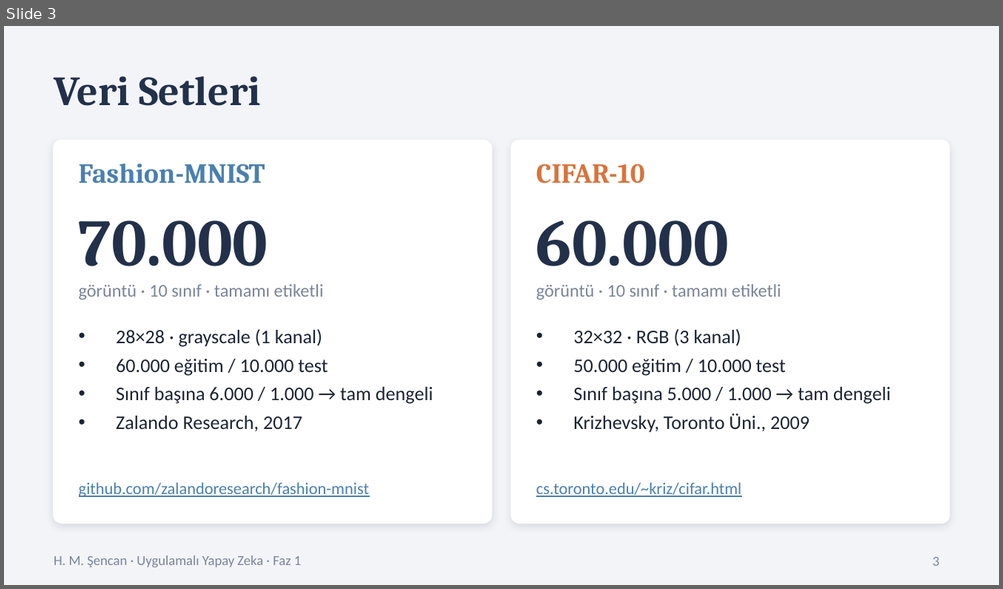
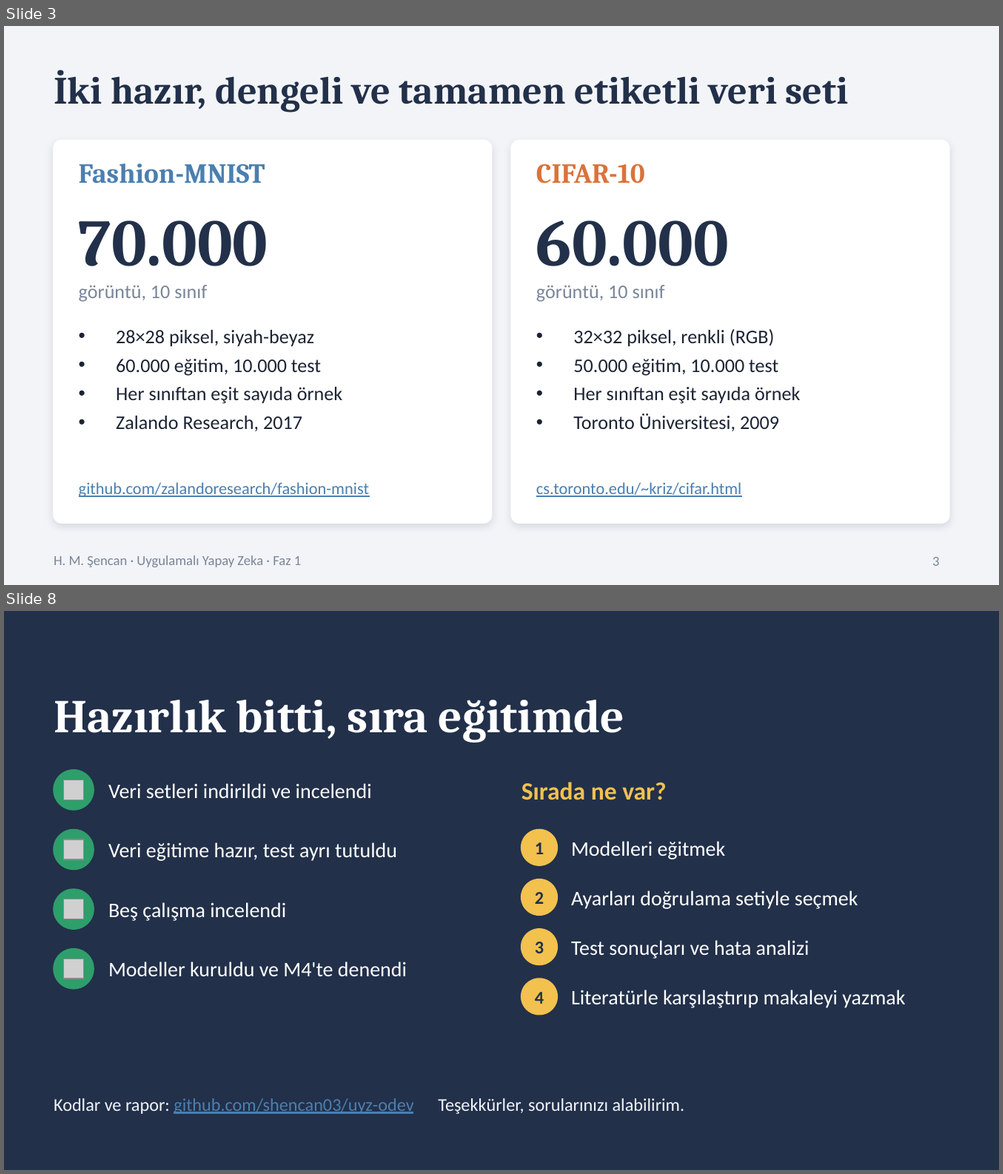
Before and after one commit to shencan03/uyz-odev, a slide deck: docs/Faz1_Sunum.pptx. Shown one above the other, each under a label of ours: slide 3 before the commit, slides 3 and 8 after it; the slides between them are not shown. The pictures are 1003x589 and 1003x1174 pixels, drawn with LibreOffice and Linux fonts; fonts in the diff are those of the drawing; grey boxes stand for pictures. Boxes give left, top, right and bottom in pixels: in the first picture for what was removed or moved away, otherwise in the second. Text is boxed around its words. In the diff, an @@ line names an element or a change of style, - is before the commit and + after.

```diff
--- a/docs/Faz1_Sunum.pptx
+++ b/docs/Faz1_Sunum.pptx
@@ slide 8 added at (4,611,999,1170), background #22304A @@
@@ title added at (54,700,624,743), 34 pt, text #FFFFFF, bold @@
+Hazırlık bitti, sıra eğitimde
@@ ellipse added at (54,770,94,810), fill #2E9E6B, outline #2E9E6B 1 pt @@
@@ picture added at (64,780,84,800) @@
@@ text added at (108,783,372,798), 15 pt, text #FFFFFF @@
+Veri setleri indirildi ve incelendi
@@ text added at (521,782,666,800), 18 pt, text #F2C14E, bold @@
+Sırada ne var?
@@ ellipse added at (54,830,94,869), fill #2E9E6B, outline #2E9E6B 1 pt @@
@@ ellipse added at (521,830,557,866), fill #F2C14E, outline #F2C14E 1 pt @@
@@ picture added at (64,840,84,860) @@
@@ text added at (108,843,397,861), 15 pt, text #FFFFFF @@
+Veri eğitime hazır, test ayrı tutuldu
@@ text added at (535,843,543,854), 13 pt, text #22304A, bold @@
+1
@@ text added at (571,841,726,860), 15 pt, text #FFFFFF @@
+Modelleri eğitmek
@@ ellipse added at (54,889,94,929), fill #2E9E6B, outline #2E9E6B 1 pt @@
@@ ellipse added at (521,880,557,915), fill #F2C14E, outline #F2C14E 1 pt @@
@@ text added at (535,892,543,904), 13 pt, text #22304A, bold @@
+2
@@ text added at (571,891,858,909), 15 pt, text #FFFFFF @@
+Ayarları doğrulama setiyle seçmek
@@ picture added at (64,900,84,920) @@
@@ text added at (108,903,286,921), 15 pt, text #FFFFFF @@
+Beş çalışma incelendi
@@ ellipse added at (521,929,557,965), fill #F2C14E, outline #F2C14E 1 pt @@
@@ text added at (535,942,543,954), 13 pt, text #22304A, bold @@
+3
@@ text added at (571,940,809,959), 15 pt, text #FFFFFF @@
+Test sonuçları ve hata analizi
@@ ellipse added at (54,949,94,989), fill #2E9E6B, outline #2E9E6B 1 pt @@
@@ picture added at (64,959,84,979) @@
@@ text added at (108,962,407,977), 15 pt, text #FFFFFF @@
+Modeller kuruldu ve M4'te denendi
@@ ellipse added at (521,979,557,1015), fill #F2C14E, outline #F2C14E 1 pt @@
@@ text added at (535,992,543,1004), 13 pt, text #22304A, bold @@
+4
@@ text added at (571,990,905,1008), 15 pt, text #FFFFFF @@
+Literatürle karşılaştırıp makaleyi yazmak
@@ text added at (54,1099,685,1114), 13 pt, text #F2F4F8 @@
+Kodlar ve rapor: github.com/shencan03/uyz-odev Teşekkürler, sorularınızı alabilirim.
@@ slide 3 changed as well @@
@@ title at (54,70,848,113): text changed; size 30 to 28 pt @@
-Veri Setleri
+İki hazır, dengeli ve tamamen etiketli veri seti
@@ text at (79,285,207,302): text changed; size 13 to 14 pt @@
-görüntü · 10 sınıf · tamamı etiketli
+görüntü, 10 sınıf
@@ text at (536,285,665,302): text changed; size 13 to 14 pt @@
-görüntü · 10 sınıf · tamamı etiketli
+görüntü, 10 sınıf
@@ text at (116,330,342,404): text changed @@
-• 28×28 · grayscale (1 kanal)
-• 60.000 eğitim / 10.000 test
-• Sınıf başına 6.000 / 1.000 → tam dengeli
+• 28×28 piksel, siyah-beyaz
+• 60.000 eğitim, 10.000 test
+• Her sınıftan eşit sayıda örnek
@@ text at (573,329,800,432): text changed @@
-• 32×32 · RGB (3 kanal)
-• 50.000 eğitim / 10.000 test
-• Sınıf başına 5.000 / 1.000 → tam dengeli
-• Krizhevsky, Toronto Üni., 2009
+• 32×32 piksel, renkli (RGB)
+• 50.000 eğitim, 10.000 test
+• Her sınıftan eşit sayıda örnek
+• Toronto Üniversitesi, 2009
```
Also in this commit, not shown: 5 other slides changed, 1 other slide added, 2 slides removed, 1 other file.
